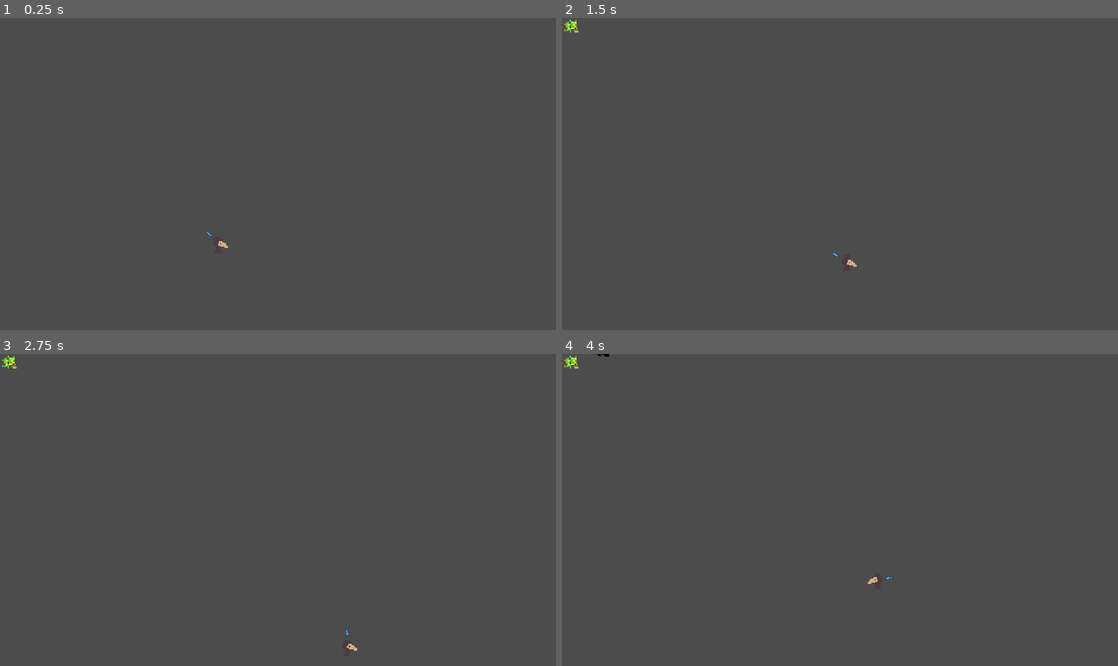
Above: before the commit, frames 1-4 (two rows, left to right).
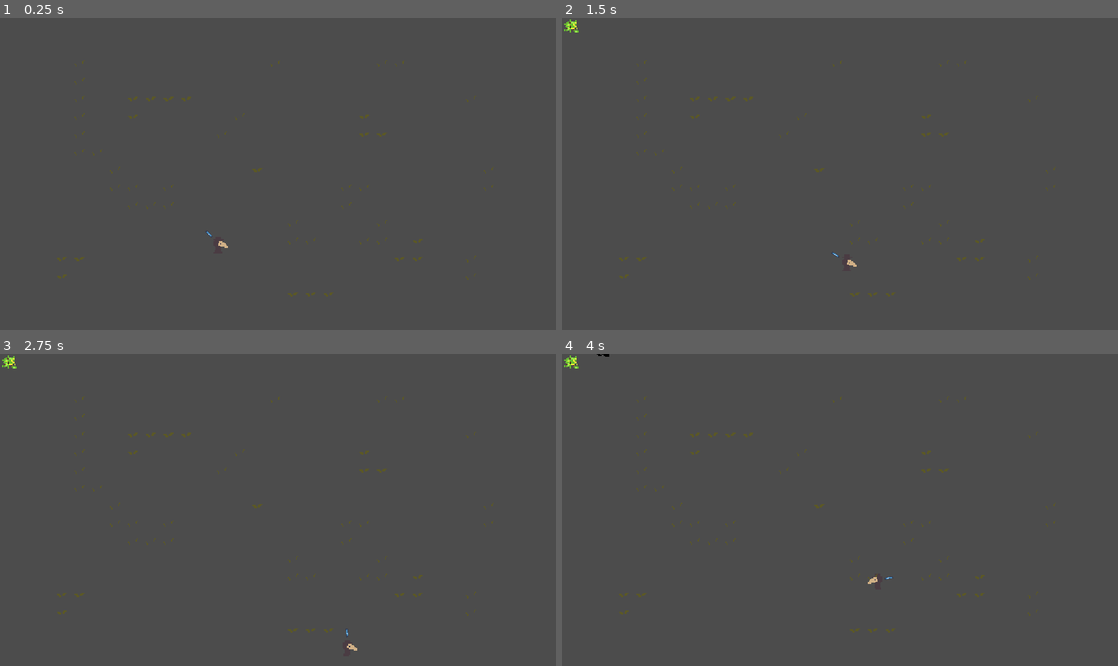
Above: after the commit, the same moments.

Repository: AJ08Coder/LudumDare52
Game: Godot game, scene res://Enviroment/World.tscn
Two runs of this game, one before a commit and one after it. Both use one fixed random seed, a clock stepped at 60 frames per second and the inputs below. The engine's default icon, where the game draws it, is replaced by a stand-in: a white triangle on a blue panel in a dark square.
Inputs (mouse positions are in pixels of both pictures, inside the frame that each line leads up to):
- Up to frame 1 (0.25 s): no input
- Up to frame 2 (1.5 s): tap Enter (ui_accept) at 0.5, 0.77 s; move the mouse to (962, 158) at 0.52 s; hold D (move_right) 0.53-1.28 s; move the mouse to (728, 189) at 1.27 s; hold S (move_down) from 1.28 s (still down)
- Up to frame 3 (2.75 s): tap Enter (ui_accept) at 1.52, 2 s; move the mouse to (333, 441) at 2.02 s; release S (move_down) at 2.03 s; hold D (move_right) from 2.03 s (still down)
- Up to frame 4 (4 s): move the mouse to (812, 572) at 2.77 s; release D (move_right) at 2.78 s; hold W (move_up) 2.78-3.53 s; tap Enter (ui_accept) at 3.02, 3.5, 3.77 s; move the mouse to (1006, 556) at 3.52 s; hold A (move_left) from 3.53 s (still down)

The runs differ from the first frame. In frame 1, 0.3% of the frame differs, in the area x 10-89%, y 13-90%; in frame 2, 0.3%; in frame 3, 0.3%; in frame 4, 0.3%.

Commit message:
Edit Tilemap

Diff:
--- a/Enviroment/World.tscn
+++ b/Enviroment/World.tscn
@@ -1,7 +1,8 @@
-[gd_scene load_steps=6 format=2]
+[gd_scene load_steps=8 format=2]
 
 [ext_resource path="res://Characters/Player/Player.tscn" type="PackedScene" id=1]
 [ext_resource path="res://Enviroment/World.gd" type="Script" id=2]
+[ext_resource path="res://Art/tileset.png" type="Texture" id=3]
 
 [sub_resource type="RectangleShape2D" id=1]
 extents = Vector2( 331, 26 )
@@ -13,6 +14,162 @@
 _data = {
 "points": PoolVector2Array( 0, 0, 0, 0, 535, -37, 0, 0, 0, 0, 533, 321, 0, 0, 0, 0, -30, 317, 0, 0, 0, 0, -33, -41, 0, 0, 0, 0, 535, -37 )
 }
+
+[sub_resource type="TileSet" id=4]
+0/name = "tileset.png 0"
+0/texture = ExtResource( 3 )
+0/tex_offset = Vector2( 0, 0 )
+0/modulate = Color( 1, 1, 1, 1 )
+0/region = Rect2( 208, 48, 16, 16 )
+0/tile_mode = 0
+0/occluder_offset = Vector2( 0, 0 )
+0/navigation_offset = Vector2( 0, 0 )
+0/shape_offset = Vector2( 0, 0 )
+0/shape_transform = Transform2D( 1, 0, 0, 1, 0, 0 )
+0/shape_one_way = false
+0/shape_one_way_margin = 0.0
+0/shapes = [  ]
+0/z_index = 0
+1/name = "tileset.png 1"
+1/texture = ExtResource( 3 )
+1/tex_offset = Vector2( 0, 0 )
+1/modulate = Color( 1, 1, 1, 1 )
+1/region = Rect2( 192, 48, 16, 16 )
+1/tile_mode = 0
+1/occluder_offset = Vector2( 0, 0 )
+1/navigation_offset = Vector2( 0, 0 )
+1/shape_offset = Vector2( 0, 0 )
+1/shape_transform = Transform2D( 1, 0, 0, 1, 0, 0 )
+1/shape_one_way = false
+1/shape_one_way_margin = 0.0
+1/shapes = [  ]
+1/z_index = 0
+2/name = "tileset.png 2"
+2/texture = ExtResource( 3 )
+2/tex_offset = Vector2( 0, 0 )
+2/modulate = Color( 1, 1, 1, 1 )
+2/region = Rect2( 192, 32, 16, 16 )
+2/tile_mode = 0
+2/occluder_offset = Vector2( 0, 0 )
+2/navigation_offset = Vector2( 0, 0 )
+2/shape_offset = Vector2( 0, 0 )
+2/shape_transform = Transform2D( 1, 0, 0, 1, 0, 0 )
+2/shape_one_way = false
+2/shape_one_way_margin = 0.0
+2/shapes = [  ]
+2/z_index = 0
+3/name = "tileset.png 3"
+3/texture = ExtResource( 3 )
+3/tex_offset = Vector2( 0, 0 )
+3/modulate = Color( 1, 1, 1, 1 )
+3/region = Rect2( 208, 32, 16, 16 )
+3/tile_mode = 0
+3/occluder_offset = Vector2( 0, 0 )
+3/navigation_offset = Vector2( 0, 0 )
+3/shape_offset = Vector2( 0, 0 )
+3/shape_transform = Transform2D( 1, 0, 0, 1, 0, 0 )
+3/shape_one_way = false
+3/shape_one_way_margin = 0.0
+3/shapes = [  ]
+3/z_index = 0
+4/name = "tileset.png 4"
+4/texture = ExtResource( 3 )
+4/tex_offset = Vector2( 0, 0 )
+4/modulate = Color( 1, 1, 1, 1 )
+4/region = Rect2( 192, 64, 16, 16 )
+4/tile_mode = 0
+4/occluder_offset = Vector2( 0, 0 )
+4/navigation_offset = Vector2( 0, 0 )
+4/shape_offset = Vector2( 0, 0 )
+4/shape_transform = Transform2D( 1, 0, 0, 1, 0, 0 )
+4/shape_one_way = false
+4/shape_one_way_margin = 0.0
+4/shapes = [  ]
+4/z_index = 0
+5/name = "tileset.png 5"
+5/texture = ExtResource( 3 )
+5/tex_offset = Vector2( 0, 0 )
+5/modulate = Color( 1, 1, 1, 1 )
+5/region = Rect2( 208, 64, 16, 16 )
+5/tile_mode = 0
+5/occluder_offset = Vector2( 0, 0 )
+5/navigation_offset = Vector2( 0, 0 )
+5/shape_offset = Vector2( 0, 0 )
+5/shape_transform = Transform2D( 1, 0, 0, 1, 0, 0 )
+5/shape_one_way = false
+5/shape_one_way_margin = 0.0
+5/shapes = [  ]
+5/z_index = 0
+6/name = "tileset.png 6"
+6/texture = ExtResource( 3 )
+6/tex_offset = Vector2( 0, 0 )
+6/modulate = Color( 1, 1, 1, 1 )
+6/region = Rect2( 224, 64, 16, 16 )
+6/tile_mode = 0
+6/occluder_offset = Vector2( 0, 0 )
+6/navigation_offset = Vector2( 0, 0 )
+6/shape_offset = Vector2( 0, 0 )
+6/shape_transform = Transform2D( 1, 0, 0, 1, 0, 0 )
+6/shape_one_way = false
+6/shape_one_way_margin = 0.0
+6/shapes = [  ]
+6/z_index = 0
+7/name = "tileset.png 7"
+7/texture = ExtResource( 3 )
+7/tex_offset = Vector2( 0, 0 )
+7/modulate = Color( 1, 1, 1, 1 )
+7/region = Rect2( 224, 48, 16, 16 )
+7/tile_mode = 0
+7/occluder_offset = Vector2( 0, 0 )
+7/navigation_offset = Vector2( 0, 0 )
+7/shape_offset = Vector2( 0, 0 )
+7/shape_transform = Transform2D( 1, 0, 0, 1, 0, 0 )
+7/shape_one_way = false
+7/shape_one_way_margin = 0.0
+7/shapes = [  ]
+7/z_index = 0
+8/name = "tileset.png 8"
+8/texture = ExtResource( 3 )
+8/tex_offset = Vector2( 0, 0 )
+8/modulate = Color( 1, 1, 1, 1 )
+8/region = Rect2( 224, 32, 16, 16 )
+8/tile_mode = 0
+8/occluder_offset = Vector2( 0, 0 )
+8/navigation_offset = Vector2( 0, 0 )
+8/shape_offset = Vector2( 0, 0 )
+8/shape_transform = Transform2D( 1, 0, 0, 1, 0, 0 )
+8/shape_one_way = false
+8/shape_one_way_margin = 0.0
+8/shapes = [  ]
+8/z_index = 0
+9/name = "tileset.png 9"
+9/texture = ExtResource( 3 )
+9/tex_offset = Vector2( 0, 0 )
+9/modulate = Color( 1, 1, 1, 1 )
+9/region = Rect2( 224, 80, 16, 16 )
+9/tile_mode = 0
+9/occluder_offset = Vector2( 0, 0 )
+9/navigation_offset = Vector2( 0, 0 )
+9/shape_offset = Vector2( 0, 0 )
+9/shape_transform = Transform2D( 1, 0, 0, 1, 0, 0 )
+9/shape_one_way = false
+9/shape_one_way_margin = 0.0
+9/shapes = [  ]
+9/z_index = 0
+10/name = "tileset.png 10"
+10/texture = ExtResource( 3 )
+10/tex_offset = Vector2( 0, 0 )
+10/modulate = Color( 1, 1, 1, 1 )
+10/region = Rect2( 240, 80, 16, 16 )
+10/tile_mode = 0
+10/occluder_offset = Vector2( 0, 0 )
+10/navigation_offset = Vector2( 0, 0 )
+10/shape_offset = Vector2( 0, 0 )
+10/shape_transform = Transform2D( 1, 0, 0, 1, 0, 0 )
+10/shape_one_way = false
+10/shape_one_way_margin = 0.0
+10/shapes = [  ]
+10/z_index = 0
 
 [node name="World" type="Node2D"]
 script = ExtResource( 2 )
@@ -65,4 +222,11 @@
 
 [node name="Enemies" type="YSort" parent="YSort"]
 
+[node name="TileMap" type="TileMap" parent="."]
+tile_set = SubResource( 4 )
+cell_size = Vector2( 16, 16 )
+cell_custom_transform = Transform2D( 16, 0, 0, 16, 0, 0 )
+format = 1
+tile_data = PoolIntArray( 131076, 10, 0, 131087, 10, 0, 131093, 10, 0, 131094, 10, 0, 196612, 10, 0, 262148, 10, 0, 262151, 9, 0, 262152, 9, 0, 262153, 9, 0, 262154, 9, 0, 262170, 10, 0, 327684, 10, 0, 327687, 9, 0, 327693, 10, 0, 327700, 9, 0, 393220, 10, 0, 393228, 10, 0, 393236, 9, 0, 393237, 9, 0, 458756, 10, 0, 458757, 10, 0, 524294, 10, 0, 524302, 9, 0, 524315, 10, 0, 589830, 10, 0, 589831, 10, 0, 589833, 10, 0, 589843, 10, 0, 589844, 10, 0, 589851, 10, 0, 655367, 10, 0, 655368, 10, 0, 655369, 10, 0, 655379, 10, 0, 720912, 10, 0, 720917, 10, 0, 786448, 10, 0, 786449, 10, 0, 786452, 10, 0, 786453, 10, 0, 786455, 9, 0, 851971, 9, 0, 851972, 9, 0, 851990, 9, 0, 851991, 9, 0, 851994, 10, 0, 917507, 9, 0, 917530, 10, 0, 983056, 9, 0, 983057, 9, 0, 983058, 9, 0 )
+
 [connection signal="timeout" from="GameLoop/SpawnEnemies" to="." method="_on_SpawnEnemies_timeout"]
Binary file added: Art/bg.png
Not shown, added: Art/bg.png.import
Binary file changed: Art/tileset.png
